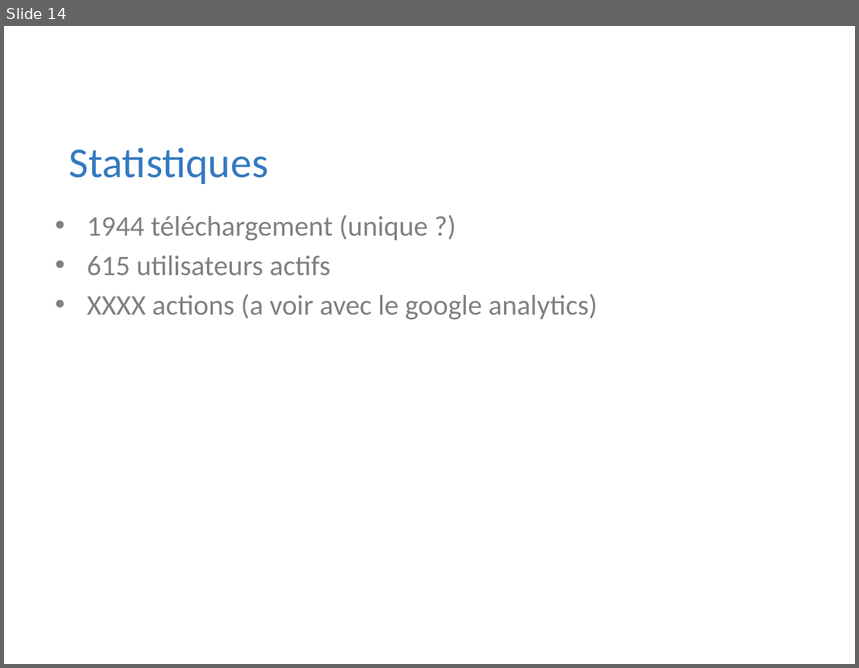
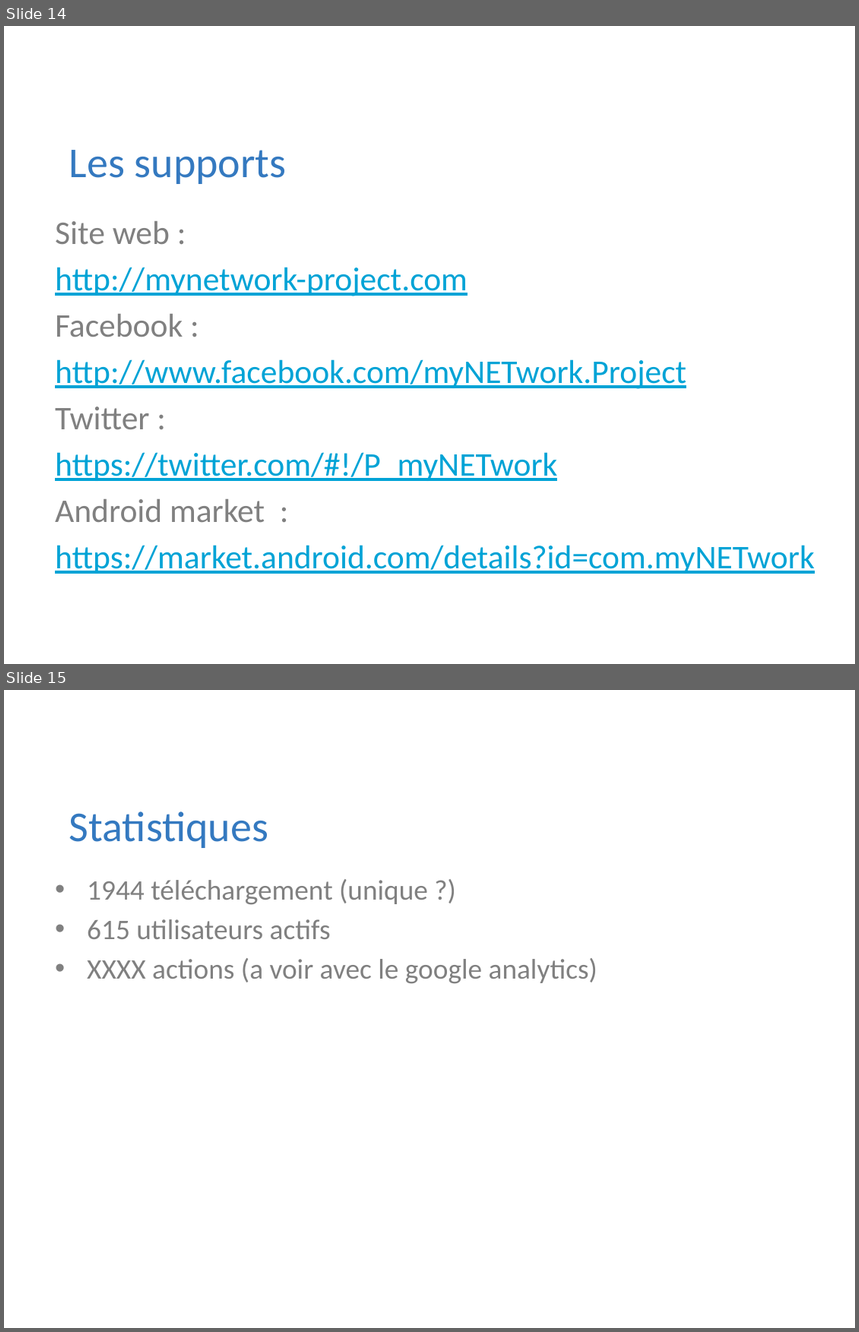
Before and after one commit to Riges/eip-silverlight, a slide deck: Docs/eip 10.09.11/myNETwork.pptx. Shown one above the other, each under a label of ours: slide 14 before the commit, slides 14 and 15 after it. The pictures are 859x668 and 859x1332 pixels, drawn with LibreOffice and Linux fonts; fonts in the diff are those of the drawing; background and template pictures are left out. Boxes give left, top, right and bottom in pixels: in the first picture for what was removed or moved away, otherwise in the second. Text is boxed around its words. In the diff, an @@ line names an element or a change of style, - is before the commit and + after.

```diff
--- a/Docs/eip 10.09.11/myNETwork.pptx
+++ b/Docs/eip 10.09.11/myNETwork.pptx
@@ slide 14 added at (4, 26, 855, 664), background picture (left out) @@
@@ title added at (47, 40, 813, 99), 44 pt, text #FFFFFF @@
+Communication
@@ text added at (69, 150, 287, 184), 36 pt, text #3479C0 @@
+Les supports
@@ text added at (55, 221, 815, 574), 28 pt, text #00A3D6, underline @@
+Site web :
+http://mynetwork-project.com
+Facebook :
+http://www.facebook.com/myNETwork.Project
+Twitter :
+https://twitter.com/#!/P_myNETwork
+Android market :
+https://market.android.com/details?id=com.myNETwork
@@ what was slide 14 is now slide 15 @@
```
Also in this commit, not shown: 4 slides changed, 1 other slide added, 1 slide removed, 4 other files.
